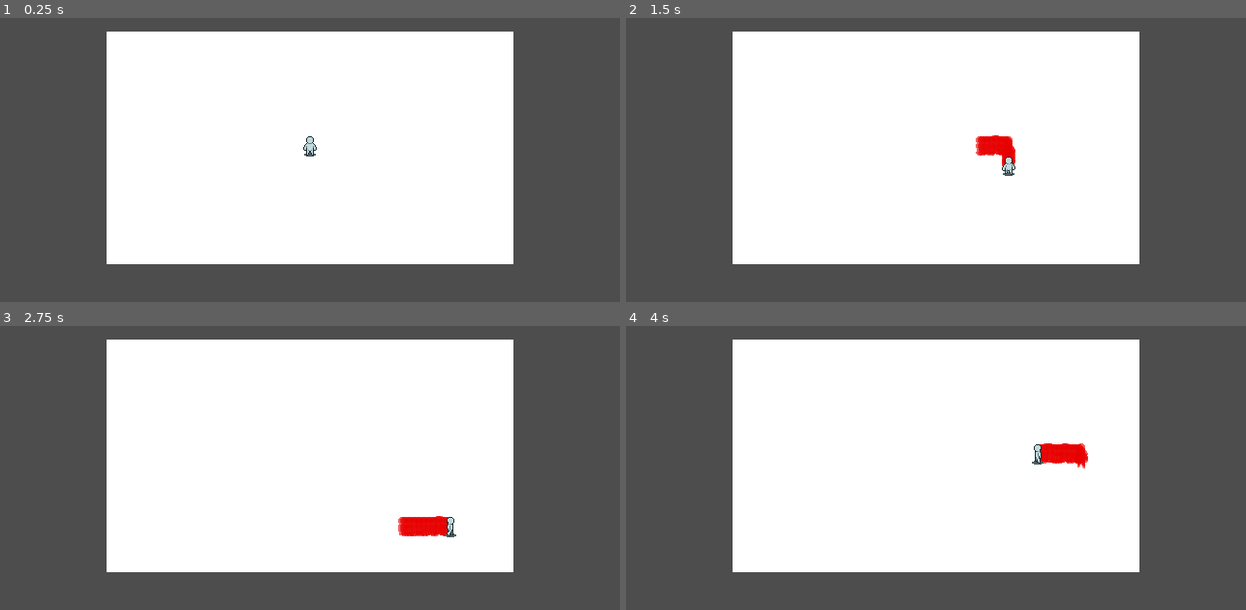
Above: before the commit, frames 1-4 (two rows, left to right).
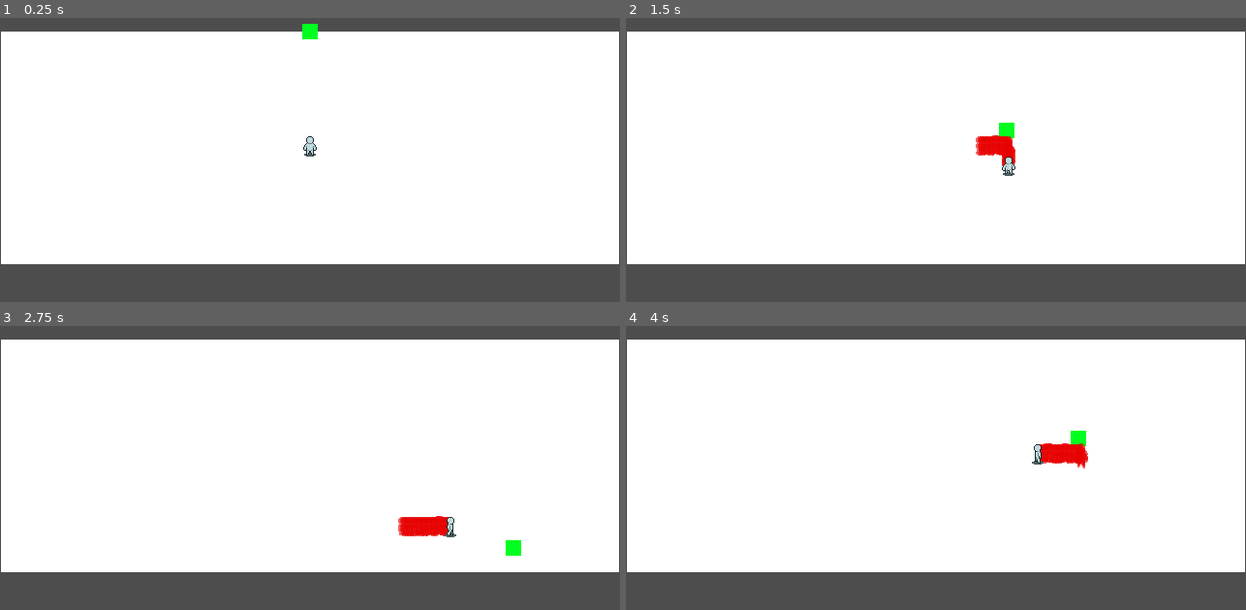
Above: after the commit, the same moments.

Repository: iurikali/COMPJAM
Game: Godot game, scene res://Cenas/main.tscn
Two runs of this game, one before a commit and one after it. Both use one fixed random seed, a clock stepped at 60 frames per second and the inputs below.
Inputs (mouse positions are in pixels of both pictures, inside the frame that each line leads up to):
- Up to frame 1 (0.25 s): no input
- Up to frame 2 (1.5 s): tap Enter at 0.5 s; move the mouse to (1072, 131) at 0.52 s; hold D (RIGHT) 0.53-1.28 s; click (1072, 131) at 0.67 s; move the mouse to (812, 165) at 1.27 s; hold S (DOWN) from 1.28 s (still down); click (812, 165) at 1.42 s
- Up to frame 3 (2.75 s): move the mouse to (372, 379) at 2.02 s; release S (DOWN) at 2.03 s; hold D (RIGHT) from 2.03 s (still down); click (372, 379) at 2.17 s
- Up to frame 4 (4 s): move the mouse to (905, 524) at 2.77 s; release D (RIGHT) at 2.78 s; hold W (UP) 2.78-3.53 s; click (905, 524) at 2.92 s; move the mouse to (1122, 507) at 3.52 s; hold A (LEFT) from 3.53 s (still down); click (1122, 507) at 3.67 s

The runs differ from the first frame. In frame 1, 28% of the frame differs, in the area x 0-100%, y 2-87%; in frame 2, 28%; in frame 3, 28%; in frame 4, 28%.

Commit message:
Temos progresso no projetil

Diff:
--- a/Cenas/background.tscn
+++ b/Cenas/background.tscn
@@ -8,9 +8,11 @@
 [node name="Background" type="Node2D"]
 
 [node name="Sprite2D" type="Sprite2D" parent="."]
+scale = Vector2(1.52, 1)
 texture = ExtResource("1_nbkas")
 
 [node name="Area2D" type="Area2D" parent="."]
 
 [node name="CollisionShape2D" type="CollisionShape2D" parent="Area2D"]
+scale = Vector2(1.52, 1)
 shape = SubResource("RectangleShape2D_nbkas")
--- a/Cenas/main.tscn
+++ b/Cenas/main.tscn
@@ -1,7 +1,8 @@
-[gd_scene load_steps=3 format=3 uid="uid://b4ly4i5w1atli"]
+[gd_scene load_steps=4 format=3 uid="uid://b4ly4i5w1atli"]
 
 [ext_resource type="PackedScene" uid="uid://doboxgtvclv1t" path="res://Cenas/background.tscn" id="1_74bqr"]
 [ext_resource type="PackedScene" uid="uid://d3g3b285grq1b" path="res://Cenas/Runner/player_runner.tscn" id="1_x3hk2"]
+[ext_resource type="PackedScene" uid="uid://cagie5mys36dc" path="res://Cenas/obstaculo.tscn" id="3_t1r7p"]
 
 [node name="Main" type="Node2D"]
 
@@ -11,3 +12,5 @@
 
 [node name="Player_runner" parent="." node_paths=PackedStringArray("background") instance=ExtResource("1_x3hk2")]
 background = NodePath("../Background")
+
+[node name="Obstaculo" parent="." instance=ExtResource("3_t1r7p")]
--- a/Scripts/obstaculo.gd
+++ b/Scripts/obstaculo.gd
@@ -2,14 +2,11 @@
 
 var SPEED = 200
 var saiu = false
+var tolerancia = 100
 
 
 # Called when the node enters the scene tree for the first time.
 func _ready() -> void:
-	Global.window_size = get_viewport().size
-	var mouse_pos = get_global_mouse_position()
-	position.y = Global.window_size.y
-	position.x = mouse_pos.x
 	pass # Replace with function body.
 
 
@@ -21,33 +18,75 @@
 func _process(delta: float) -> void:
 	var mouse_pos = get_global_mouse_position()
 
+	var minX = - Global.window_size.x / 2
+	var maxX =  Global.window_size.x / 2
+	var minY = - Global.window_size.y / 2
+	var maxY =  Global.window_size.y / 2
+
+	var x
+	var y
+
+	print(minX)
+	print(maxX)
+	print(minY)
+	print(maxY)
+
 	var dists = [
-		dist(mouse_pos, Vector2(mouse_pos.x,0)),
-		dist(mouse_pos, Vector2(Global.window_size.x, mouse_pos.y)),
-		dist(mouse_pos, Vector2(mouse_pos.x, Global.window_size.y)),
-		dist(mouse_pos, Vector2(0, mouse_pos.y))
+		dist(mouse_pos, Vector2(mouse_pos.x,minY)),
+		dist(mouse_pos, Vector2(maxX, mouse_pos.y)),
+		dist(mouse_pos, Vector2(mouse_pos.x, maxY)),
+		dist(mouse_pos, Vector2(minY, mouse_pos.y))
 	]
+
+
+
+	var valido = verifica_boundary(position)
 
 	var maximo = dists[0]
 
 	var indice = 0
+
 	for i in range(4):
 		if dists[i] < dists[indice]:
 			indice = i
+	#else:
+		#if mouse_pos.x < minX:
+			#indice = 3
+		#elif mouse_pos.x > maxX:
+			#indice = 2
+		#elif mouse_pos.y < minY:
+			#indice = 0
+		#else:
+			#indice = 1
 
 	if Input.is_mouse_button_pressed(MOUSE_BUTTON_LEFT):
 		saiu = true
 		Global.parede = indice
 
 	if not saiu:
+
+		if mouse_pos.x < minX:
+			x = minX
+		elif mouse_pos.x > maxX:
+			x = maxX
+		else:
+			x = mouse_pos.x
+
+		if mouse_pos.y < minY:
+			y = minY
+		elif mouse_pos.y > maxY:
+			y = maxY
+		else:
+			y = mouse_pos.y
+
 		if indice == 0:
-			position = Vector2(mouse_pos.x, 0)
+			position = Vector2(x, minY)
 		elif indice == 1:
-			position = Vector2(Global.window_size.x, mouse_pos.y)
+			position = Vector2(maxX, y)
 		elif indice == 2:
-			position = Vector2(mouse_pos.x, Global.window_size.y)
+			position = Vector2(x, maxY)
 		else:
-			position = Vector2(0, mouse_pos.y)
+			position = Vector2(minX, y)
 	else:
 		if Global.parede == 0:
 			position.y  += delta * SPEED
@@ -63,4 +102,4 @@
 
 
 func verifica_boundary(pos: Vector2):
-	return pos.x >= -30 and pos.x <= Global.window_size.x + 30 and pos.y >= -30 and pos.y <= Global.window_size.y + 30
+	return pos.x >= - tolerancia - Global.window_size.x / 2 and pos.x <=  tolerancia + Global.window_size.x / 2  and pos.y >= -tolerancia - Global.window_size.y / 2 and pos.y <= tolerancia + Global.window_size.y / 2
--- a/Scripts/player_runner.gd
+++ b/Scripts/player_runner.gd
@@ -21,6 +21,7 @@
 func _ready() -> void:
 	background_width = background.get_node("Area2D").get_node("CollisionShape2D").shape.size.x
 	background_height = background.get_node("Area2D").get_node("CollisionShape2D").shape.size.y
+	Global.window_size = Vector2(background_width, background_height)
 	collsion_width = collision.shape.size.x
 	collision_height = collision.shape.size.y
 
